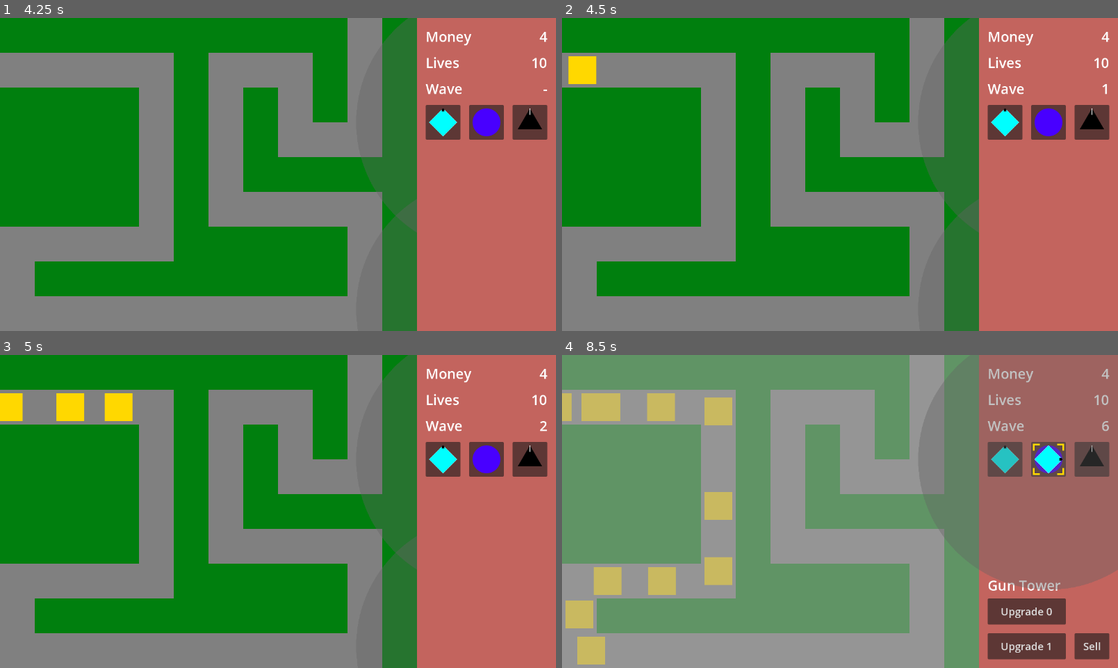
Above: before the commit, frames 1-4 (two rows, left to right).
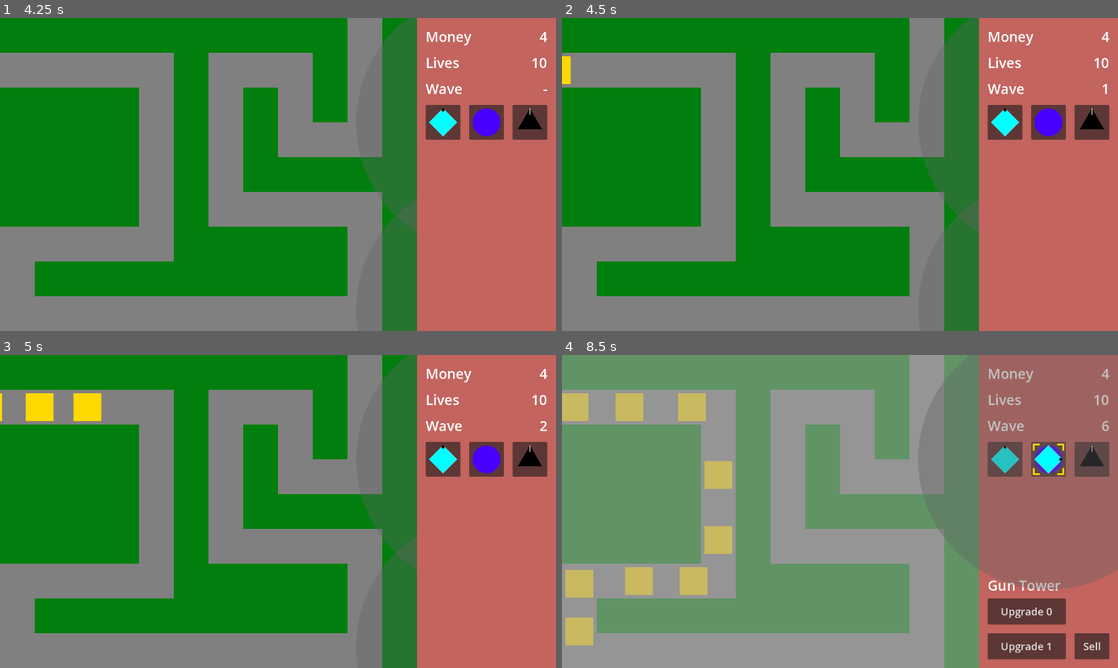
Above: after the commit, the same moments.

Repository: phrasmotica/godot-tower-defence
Game: Godot game, scene res://scenes/game.tscn
Same seed, same stepped clock (60 frames per second), same inputs: the game is played once before the commit and once after it.
Inputs (mouse positions are in pixels of both pictures, inside the frame that each line leads up to):
- Up to frame 1 (4.25 s): click "Start" at 0.5 s; click (444, 121) at 1.25 s; click (489, 121) at 2 s; click (528, 121) at 2.75 s; click "Move here to cancel" at 3.5 s
- Up to frame 2 (4.5 s): tap Enter (ui_accept) at 4.25 s; move the mouse to (962, 158) at 4.27 s; hold Shift (fast_forward) from 4.28 s (still down); tap . (next_tower) at 4.35 s; click (962, 158) at 4.42 s
- Up to frame 3 (5 s): keep holding Shift (fast_forward); tap Enter (ui_accept) at 4.52 s
- Up to frame 4 (8.5 s): move the mouse to (728, 527) at 5.02 s; release Shift (fast_forward) at 5.03 s; tap , (previous_tower) at 5.1, 6.6, 8.1 s; tap Enter (ui_accept) at 5.27, 6.77, 7.52, 8.27 s; move the mouse to (895, 442) at 5.77 s; hold Shift (fast_forward) 5.78-7.28 s; tap . (next_tower) at 5.85, 7.35 s; move the mouse to (812, 574) at 6.52 s; click (812, 574) at 6.67 s; move the mouse to (1006, 558) at 7.27 s; move the mouse to (673, 464) at 8.02 s

Frame 1 is identical in both runs. In frame 2, 0.5% of the frame differs, in the area x 0-7%, y 12-22%; in frame 3, 1.8%; in frame 4, 6.9%, in the area x 0-31%, y 12-99%.
Error in both runs: Cannot call method 'queue_free' on a null value. (res://scripts/game_ui.gd:149)

Commit message:
Make enemy uniformly accelerate from 0 movement speed

Diff:
--- a/scripts/enemy.gd
+++ b/scripts/enemy.gd
@@ -8,6 +8,7 @@
 @onready var stats: EnemyStats = $Stats
 @onready var animation_player: AnimationPlayer = $AnimationPlayer
 
+var current_speed := 0.0
 var is_slowed := false
 
 signal hit(body:Node2D)
@@ -22,10 +23,16 @@
 	move(delta)
 
 func move(delta):
+	accelerate(delta)
+
 	if progress_ratio < 1.0:
-		progress += movement_speed * delta
+		progress += current_speed * delta
 	else:
 		reached_end.emit(self)
+
+func accelerate(delta):
+	if current_speed < movement_speed:
+		current_speed = move_toward(current_speed, movement_speed, delta * movement_speed)
 
 func get_neighbours(max_distance_px: float):
 	var enemies = get_tree().get_nodes_in_group("enemies")
